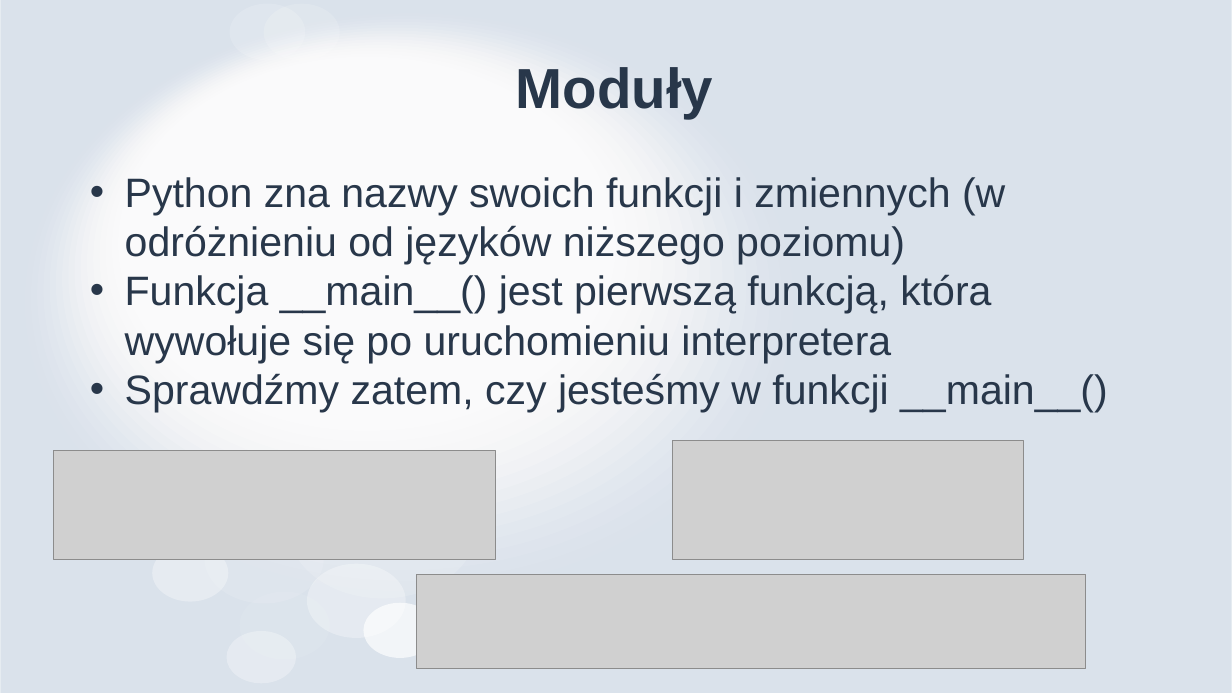
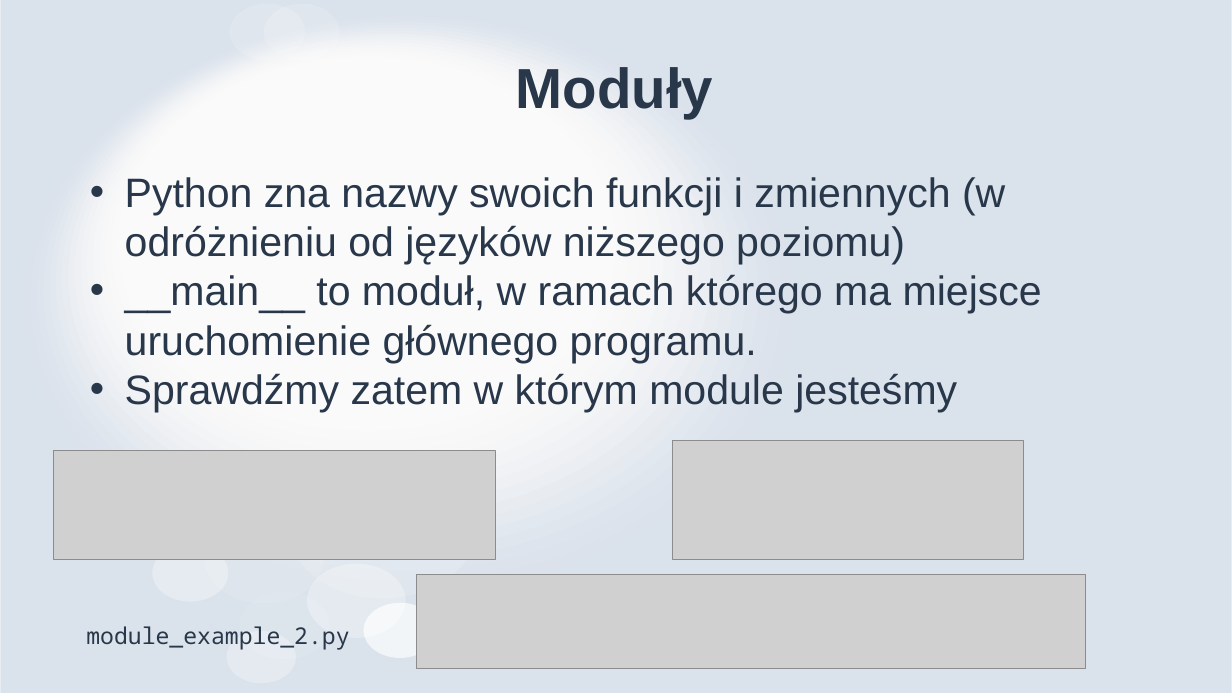
Before and after one commit to MikoStoro/ETI_Academy_python, a slide deck: slide 23 of Intro/Wprowadzenie.pptx. Drawn at 1232x693 pixels with LibreOffice and Linux fonts; fonts in the diff are those of the drawing; grey boxes stand for pictures. Boxes give left, top, right and bottom in pixels: in the first picture for what was removed or moved away, otherwise in the second. Text is boxed around its words. In the diff, an @@ line names an element or a change of style, - is before the commit and + after.

```diff
--- a/Intro/Wprowadzenie.pptx
+++ b/Intro/Wprowadzenie.pptx
@@ text at box(125, 275, 1042, 412): text changed @@
-• Funkcja __main__() jest pierwszą funkcją, która wywołuje się po uruchomieniu interpretera
-• Sprawdźmy zatem, czy jesteśmy w funkcji __main__()
+• __main__ to moduł, w ramach którego ma miejsce uruchomienie głównego programu.
+• Sprawdźmy zatem w którym module jesteśmy
@@ text added at box(86, 626, 349, 650), 18 pt, text #28374A @@
+  module_example_2.py
```
Also in this commit, not shown: 6 other slides changed, 4 other files.
